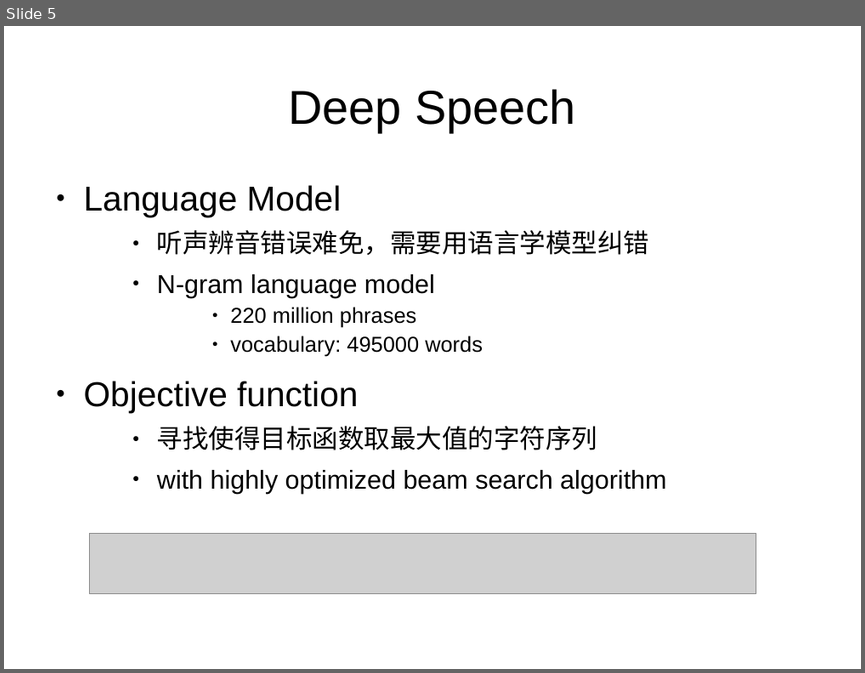
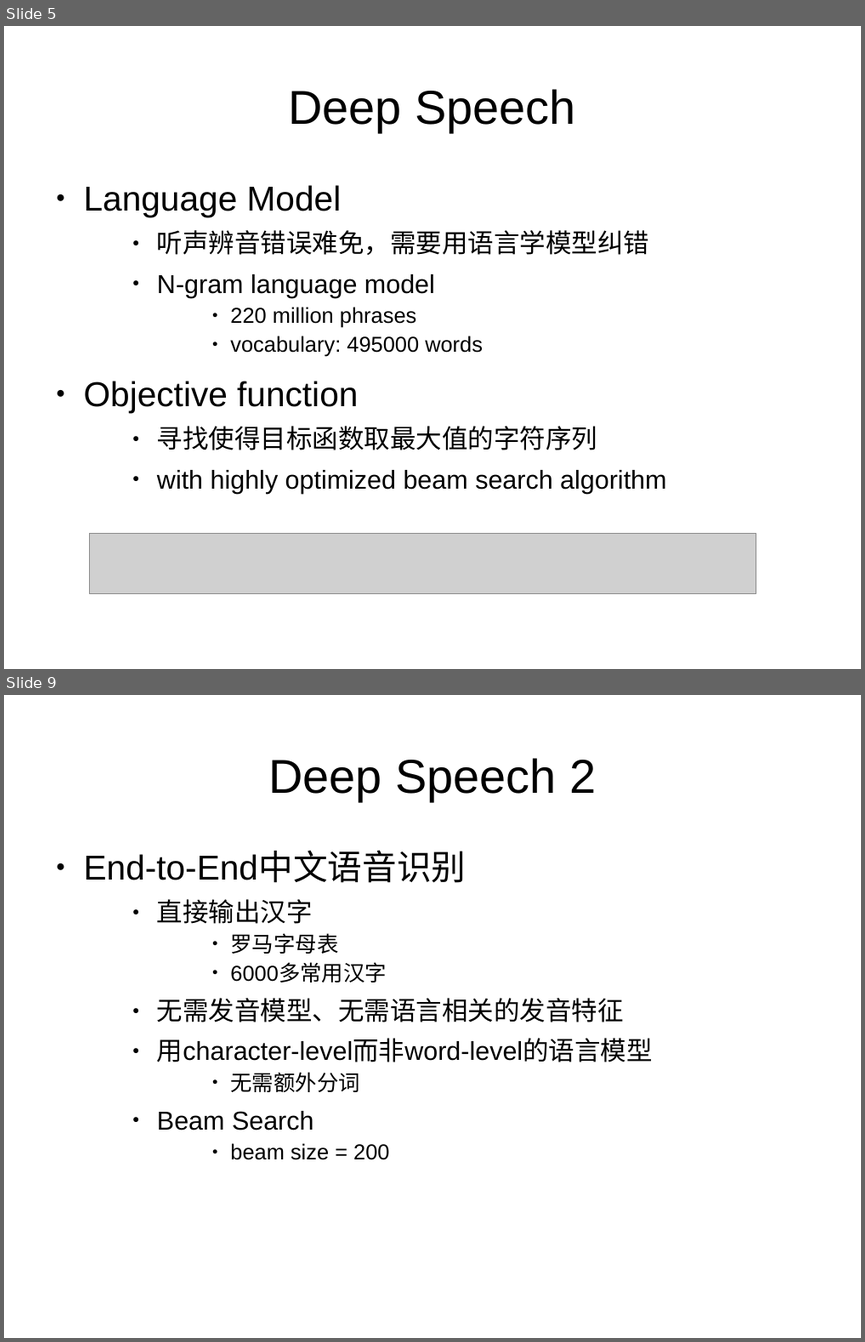
Before and after one commit to iloveat/book_share, a slide deck: asr/deep_speech.odp. Shown one above the other, each under a label of ours: slide 5 before the commit, slides 5 and 9 after it; the slides between them are not shown. The pictures are 865x673 and 865x1342 pixels, drawn with LibreOffice and Linux fonts; fonts in the diff are those of the drawing; grey boxes stand for pictures. Boxes give left, top, right and bottom in pixels: in the first picture for what was removed or moved away, otherwise in the second. Text is boxed around its words. In the diff, an @@ line names an element or a change of style, - is before the commit and + after.

Commit message:
update

```diff
--- a/asr/deep_speech.odp
+++ b/asr/deep_speech.odp
@@ slide 9 added at <box>4,695,861,1338</box>, background #FFFFFF @@
@@ title added at <box>268,758,596,801</box>, 44 pt, text #000000 @@
+Deep Speech 2
@@ text added at <box>84,852,653,1160</box>, 24 pt, text #000000 @@
+● End-to-End中文语音识别
+    ● 直接输出汉字
+        ● 罗马字母表
+        ● 6000多常用汉字
+    ● 无需发音模型、无需语言相关的发音特征
+    ● 用character-level而非word-level的语言模型
+        ● 无需额外分词
+    ● Beam Search
+        ● beam size = 200
```
Also in this commit, not shown: 2 other slides added.
